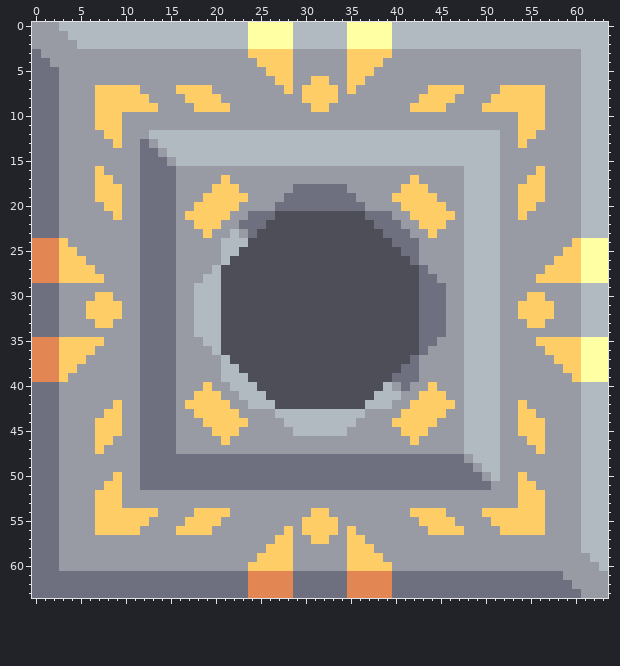
Pixel-art sprite, stored at sprites/blocks/production/block-production-iron-smelter.png. The picture above is the old version.
The file is 64x64 pixels.
Once edited:
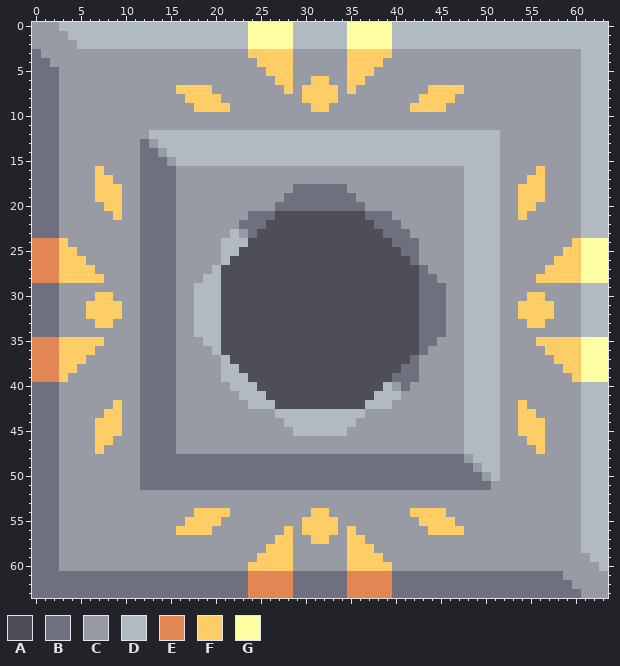
Palette (. is transparent): A #4d4e58  B #6e7080  C #989aa4  D #b0bac0  E #e28654  F #ffcd66  G #ffffa3
What changed:
@@ x 0..63 @@
  6 BBBCCCCCCCCCCCCCCCCCCCCCCCCFFCCFFCCFFCCCCCCCCCCCCCCCCCCCCCCCCDDD
- 7 BBBCCCCFFFFFCCCCFFFFCCCCCCCCFCFFFFCFCCCCCCCCFFFFCCCCFFFFFCCCCDDD
- 8 BBBCCCCFFFFFFCCCCFFFFCCCCCCCCCFFFFCCCCCCCCCFFFFCCCCFFFFFFCCCCDDD
- 9 BBBCCCCFFFFFFFCCCCFFFFCCCCCCCCCFFCCCCCCCCCFFFFCCCCFFFFFFFCCCCDDD
-10 BBBCCCCFFFCCCCCCCCCCCCCCCCCCCCCCCCCCCCCCCCCCCCCCCCCCCCFFFCCCCDDD
-11 BBBCCCCFFFCCCCCCCCCCCCCCCCCCCCCCCCCCCCCCCCCCCCCCCCCCCCFFFCCCCDDD
-12 BBBCCCCCFFCCCDDDDDDDDDDDDDDDDDDDDDDDDDDDDDDDDDDDDDDDCCFFCCCCCDDD
-13 BBBCCCCCCFCCBCDDDDDDDDDDDDDDDDDDDDDDDDDDDDDDDDDDDDDDCCFCCCCCCDDD
+ 7 BBBCCCCCCCCCCCCCFFFFCCCCCCCCFCFFFFCFCCCCCCCCFFFFCCCCCCCCCCCCCDDD
+ 8 BBBCCCCCCCCCCCCCCFFFFCCCCCCCCCFFFFCCCCCCCCCFFFFCCCCCCCCCCCCCCDDD
+ 9 BBBCCCCCCCCCCCCCCCFFFFCCCCCCCCCFFCCCCCCCCCFFFFCCCCCCCCCCCCCCCDDD
+10 BBBCCCCCCCCCCCCCCCCCCCCCCCCCCCCCCCCCCCCCCCCCCCCCCCCCCCCCCCCCCDDD
+11 BBBCCCCCCCCCCCCCCCCCCCCCCCCCCCCCCCCCCCCCCCCCCCCCCCCCCCCCCCCCCDDD
+12 BBBCCCCCCCCCCDDDDDDDDDDDDDDDDDDDDDDDDDDDDDDDDDDDDDDDCCCCCCCCCDDD
+13 BBBCCCCCCCCCBCDDDDDDDDDDDDDDDDDDDDDDDDDDDDDDDDDDDDDDCCCCCCCCCDDD
 14 BBBCCCCCCCCCBBCDDDDDDDDDDDDDDDDDDDDDDDDDDDDDDDDDDDDDCCCCCCCCCDDD
@@ x 15..48 @@
 16 BCCCCCCCCCCCCCCCCCCCCCCCCCCCCCCCCD
-17 BCCCCCFCCCCCCCCCCCCCCCCCCCCFCCCCCD
-18 BCCCCFFFCCCCCCBBBBBBCCCCCCFFFCCCCD
-19 BCCCFFFFFCCCCBBBBBBBBCCCCFFFFFCCCD
-20 BCCFFFFFCCCCBBBBBBBBBBCCCCFFFFFCCD
-21 BCFFFFFCCBBBAAAAAAAAAABBBCCFFFFFCD
-22 BCCFFFCCBBBAAAAAAAAAAAABBBCCFFFCCD
-23 BCCCFCCDCBAAAAAAAAAAAAAABBBCCFCCCD
+17 BCCCCCCCCCCCCCCCCCCCCCCCCCCCCCCCCD
+18 BCCCCCCCCCCCCCBBBBBBCCCCCCCCCCCCCD
+19 BCCCCCCCCCCCCBBBBBBBBCCCCCCCCCCCCD
+20 BCCCCCCCCCCCBBBBBBBBBBCCCCCCCCCCCD
+21 BCCCCCCCCBBBAAAAAAAAAABBBCCCCCCCCD
+22 BCCCCCCCBBBAAAAAAAAAAAABBBCCCCCCCD
+23 BCCCCCCDCBAAAAAAAAAAAAAABBBCCCCCCD
 24 BCCCCCDDDAAAAAAAAAAAAAAAABBBCCCCCD
@@ x 15..48 @@
 39 BCCCCCDDDAAAAAAAAAAAAAAAABBBCCCCCD
-40 BCCCFCCDDDAAAAAAAAAAAAAADCBCCFCCCD
-41 BCCFFFCCDDDAAAAAAAAAAAADDDCCFFFCCD
-42 BCFFFFFCCDDDAAAAAAAAAADDDCCFFFFFCD
-43 BCCFFFFFCCCCDDDDDDDDDDCCCCFFFFFCCD
-44 BCCCFFFFFCCCCDDDDDDDDCCCCFFFFFCCCD
-45 BCCCCFFFCCCCCCDDDDDDCCCCCCFFFCCCCD
-46 BCCCCCFCCCCCCCCCCCCCCCCCCCCFCCCCCD
+40 BCCCCCCDDDAAAAAAAAAAAAAADCBCCCCCCD
+41 BCCCCCCCDDDAAAAAAAAAAAADDDCCCCCCCD
+42 BCCCCCCCCDDDAAAAAAAAAADDDCCCCCCCCD
+43 BCCCCCCCCCCCDDDDDDDDDDCCCCCCCCCCCD
+44 BCCCCCCCCCCCCDDDDDDDDCCCCCCCCCCCCD
+45 BCCCCCCCCCCCCCDDDDDDCCCCCCCCCCCCCD
+46 BCCCCCCCCCCCCCCCCCCCCCCCCCCCCCCCCD
 47 BCCCCCCCCCCCCCCCCCCCCCCCCCCCCCCCCD
@@ x 0..63 @@
 49 BBBCCCCCCCCCBBBBBBBBBBBBBBBBBBBBBBBBBBBBBBBBBBBBBCDDCCCCCCCCCDDD
-50 BBBCCCCCCFCCBBBBBBBBBBBBBBBBBBBBBBBBBBBBBBBBBBBBBBCDCCFCCCCCCDDD
-51 BBBCCCCCFFCCBBBBBBBBBBBBBBBBBBBBBBBBBBBBBBBBBBBBBBBCCCFFCCCCCDDD
-52 BBBCCCCFFFCCCCCCCCCCCCCCCCCCCCCCCCCCCCCCCCCCCCCCCCCCCCFFFCCCCDDD
-53 BBBCCCCFFFCCCCCCCCCCCCCCCCCCCCCCCCCCCCCCCCCCCCCCCCCCCCFFFCCCCDDD
-54 BBBCCCCFFFFFFFCCCCFFFFCCCCCCCCCFFCCCCCCCCCFFFFCCCCFFFFFFFCCCCDDD
-55 BBBCCCCFFFFFFCCCCFFFFCCCCCCCCCFFFFCCCCCCCCCFFFFCCCCFFFFFFCCCCDDD
-56 BBBCCCCFFFFFCCCCFFFFCCCCCCCCFCFFFFCFCCCCCCCCFFFFCCCCFFFFFCCCCDDD
+50 BBBCCCCCCCCCBBBBBBBBBBBBBBBBBBBBBBBBBBBBBBBBBBBBBBCDCCCCCCCCCDDD
+51 BBBCCCCCCCCCBBBBBBBBBBBBBBBBBBBBBBBBBBBBBBBBBBBBBBBCCCCCCCCCCDDD
+52 BBBCCCCCCCCCCCCCCCCCCCCCCCCCCCCCCCCCCCCCCCCCCCCCCCCCCCCCCCCCCDDD
+53 BBBCCCCCCCCCCCCCCCCCCCCCCCCCCCCCCCCCCCCCCCCCCCCCCCCCCCCCCCCCCDDD
+54 BBBCCCCCCCCCCCCCCCFFFFCCCCCCCCCFFCCCCCCCCCFFFFCCCCCCCCCCCCCCCDDD
+55 BBBCCCCCCCCCCCCCCFFFFCCCCCCCCCFFFFCCCCCCCCCFFFFCCCCCCCCCCCCCCDDD
+56 BBBCCCCCCCCCCCCCFFFFCCCCCCCCFCFFFFCFCCCCCCCCFFFFCCCCCCCCCCCCCDDD
 57 BBBCCCCCCCCCCCCCCCCCCCCCCCCFFCCFFCCFFCCCCCCCCCCCCCCCCCCCCCCCCDDD
Where, in picture pixels (left, top, right, bottom), the same in both pictures:
changed: (95, 85, 158, 148)
changed: (482, 85, 545, 148)
changed: (185, 175, 248, 238)
changed: (392, 175, 455, 238)
changed: (185, 382, 248, 445)
changed: (392, 382, 455, 445)
changed: (95, 472, 158, 535)
changed: (482, 472, 545, 535)
